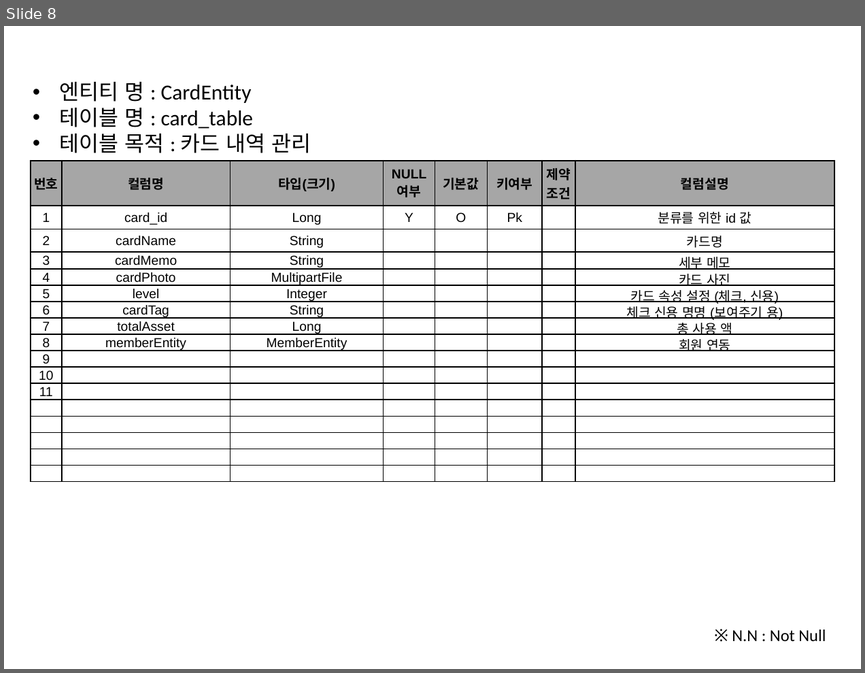
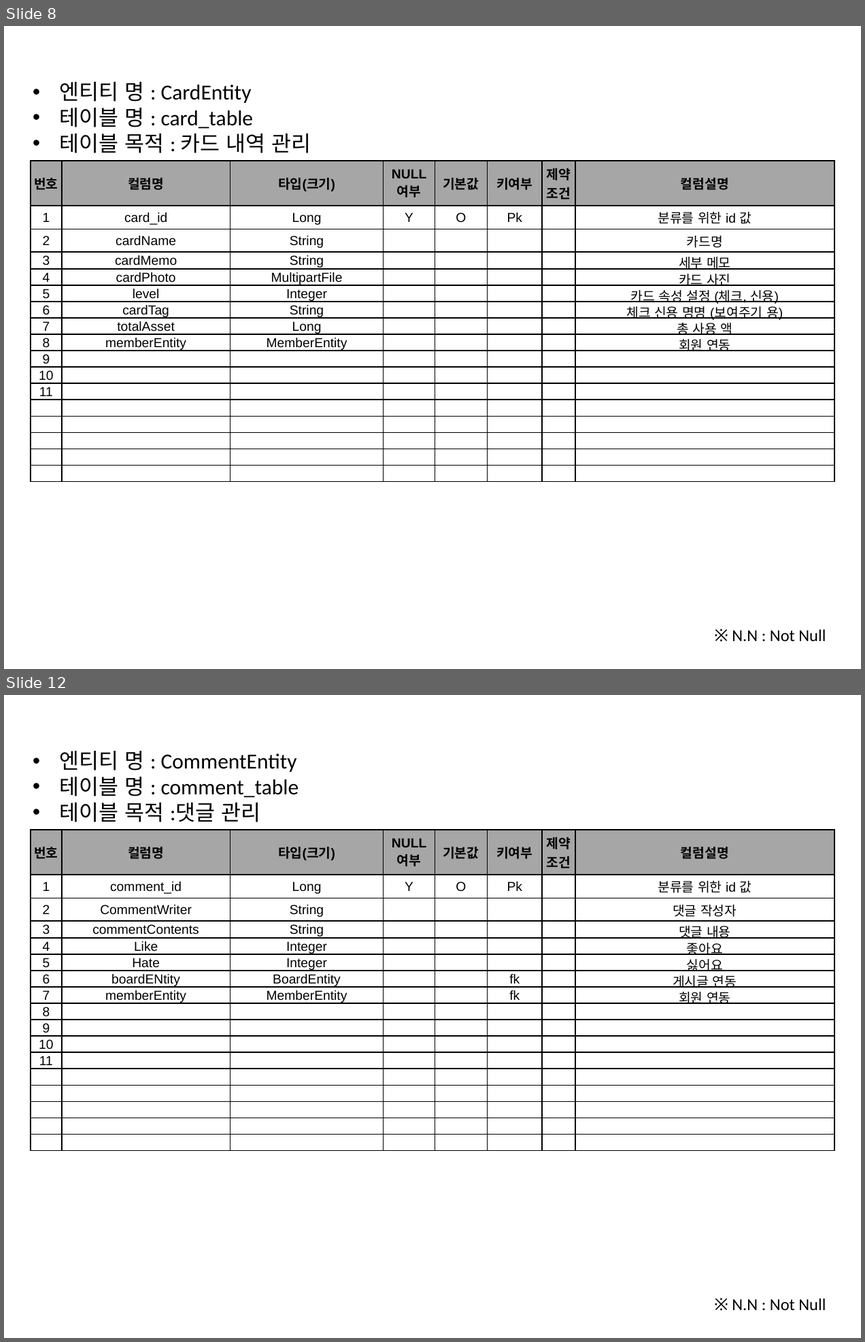
Before and after one commit to michael85-dev/MoneyManager_for_intel, a slide deck: src/02_프로그램 데이터베이스 설명 Ver.1.0.pptx. Shown one above the other, each under a label of ours: slide 8 before the commit, slides 8 and 12 after it; the slides between them are not shown. The pictures are 865x673 and 865x1342 pixels, drawn with LibreOffice and Linux fonts; fonts in the diff are those of the drawing. Boxes give left, top, right and bottom in pixels: in the first picture for what was removed or moved away, otherwise in the second. Text is boxed around its words. In the diff, an @@ line names an element or a change of style, - is before the commit and + after.

Commit message:
Start update
Create board findAll & finidById by JPA

```diff
--- a/src/02_프로그램 데이터베이스 설명 Ver.1.0.pptx
+++ b/src/02_프로그램 데이터베이스 설명 Ver.1.0.pptx
@@ slide 12 added at bbox=[4, 695, 861, 1338], background #FFFFFF @@
@@ text added at bbox=[60, 751, 299, 822], 18 pt, text #000000 @@
+• 엔티티 명 : CommentEntity
+• 테이블 명 : comment_table
+• 테이블 목적 :댓글 관리
@@ table added at bbox=[31, 830, 834, 1149], 17 rows, 8 columns @@
+번호 | 컬럼명 | 타입(크기) | NULL 여부 | 기본값 | 키여부 | 제약조건 | 컬럼설명
+1 | comment_id | Long | Y | O | Pk |  | 분류를 위한 id 값
+2 | CommentWriter | String |  |  |  |  | 댓글 작성자
+3 | commentContents | String |  |  |  |  | 댓글 내용
+4 | Like | Integer |  |  |  |  | 좋아요
+5 | Hate | Integer |  |  |  |  | 싫어요
+6 | boardENtity | BoardEntity |  |  | fk |  | 게시글 연동
+7 | memberEntity | MemberEntity |  |  | fk |  | 회원 연동
+8 |  |  |  |  |  |  | 
+9 |  |  |  |  |  |  | 
+10 |  |  |  |  |  |  | 
+11 |  |  |  |  |  |  | 
+ |  |  |  |  |  |  | 
+ |  |  |  |  |  |  | 
+ |  |  |  |  |  |  | 
+ |  |  |  |  |  |  | 
+ |  |  |  |  |  |  | 
@@ text added at bbox=[732, 1298, 825, 1310], 14 pt, text #000000 @@
+※ N.N : Not Null
```
Also in this commit, not shown: 2 slides changed, 2 other slides added, 15 other files.
